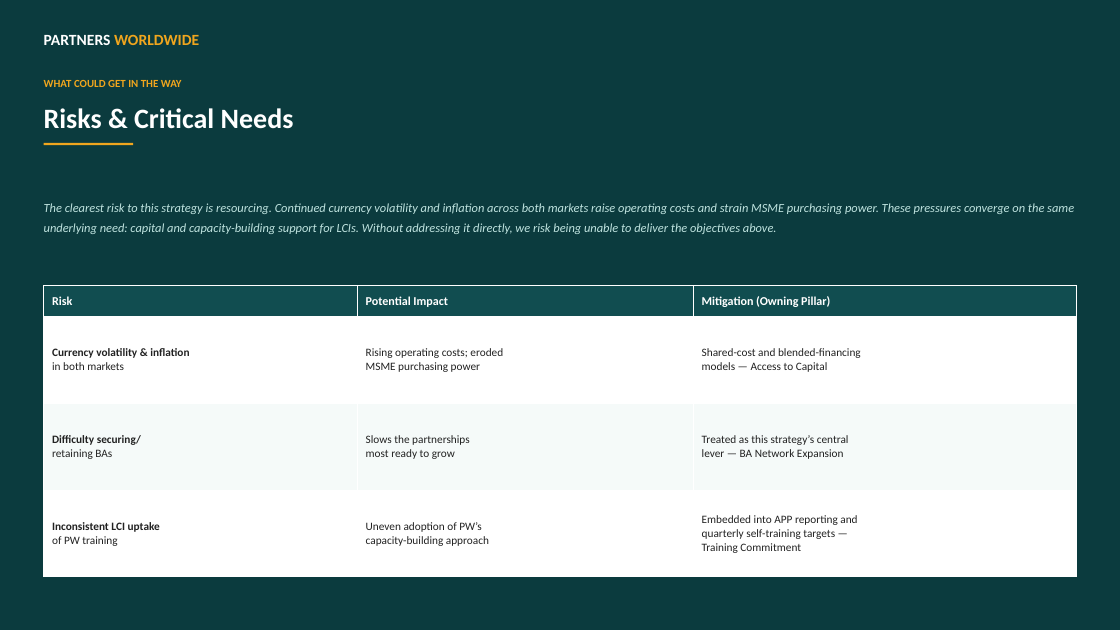
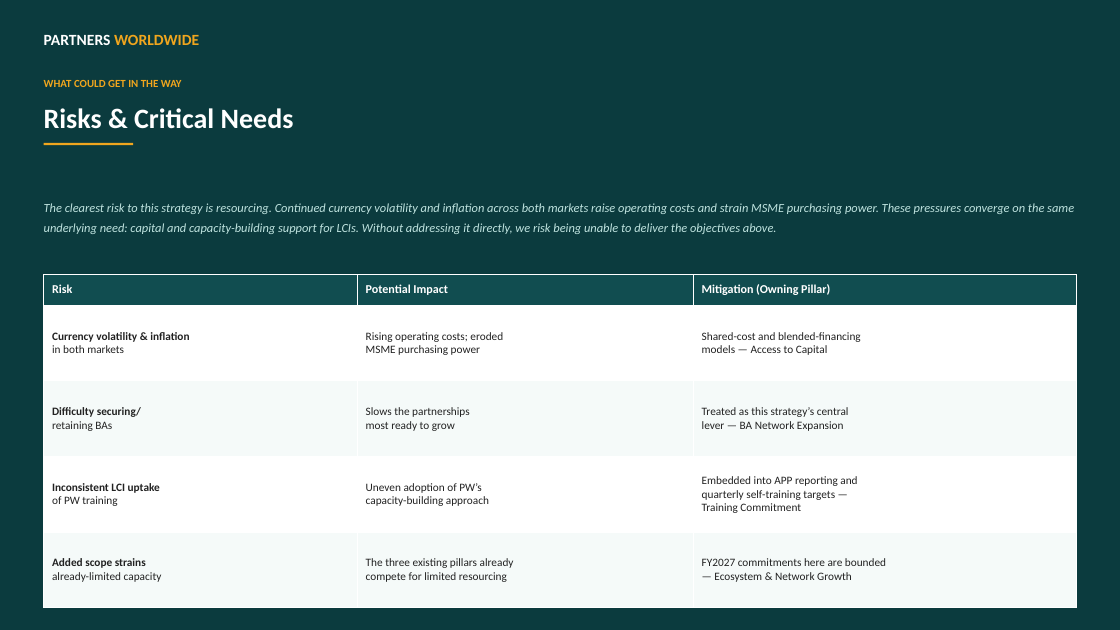
Before and after one commit to jakoyere-collab/NGO-Opportunities, a slide deck: slide 13 of deliverables/Nigeria_Cote_dIvoire_Country_Strategy.pptx (slide 11 before the commit). Drawn at 1120x630 pixels with LibreOffice and Linux fonts; fonts in the diff are those of the drawing. Boxes give left, top, right and bottom in pixels: in the first picture for what was removed or moved away, otherwise in the second. Text is boxed around its words. In the diff, an @@ line names an element or a change of style, - is before the commit and + after.

```diff
--- a/deliverables/Nigeria_Cote_dIvoire_Country_Strategy.pptx
+++ b/deliverables/Nigeria_Cote_dIvoire_Country_Strategy.pptx
@@ table at (44,274,1076,608) @@
+row 5: Added scope strains / already-limited capacity | The three existing pillars already / compete for limited resourcing | FY2027 commitments here are bounded / — Ecosystem & Network Growth
@@ table: place and size @@
-table at (44,286,1076,577)
+table at (44,274,1076,608)
```
Also in this commit, not shown: 2 other slides changed, 2 slides added, 1 other file.
